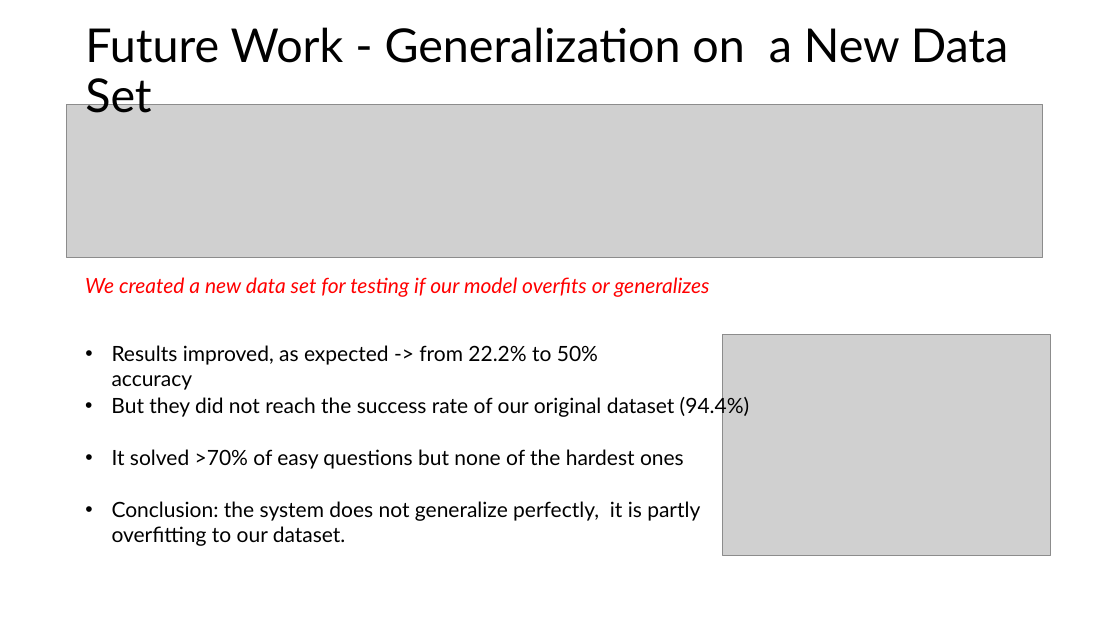
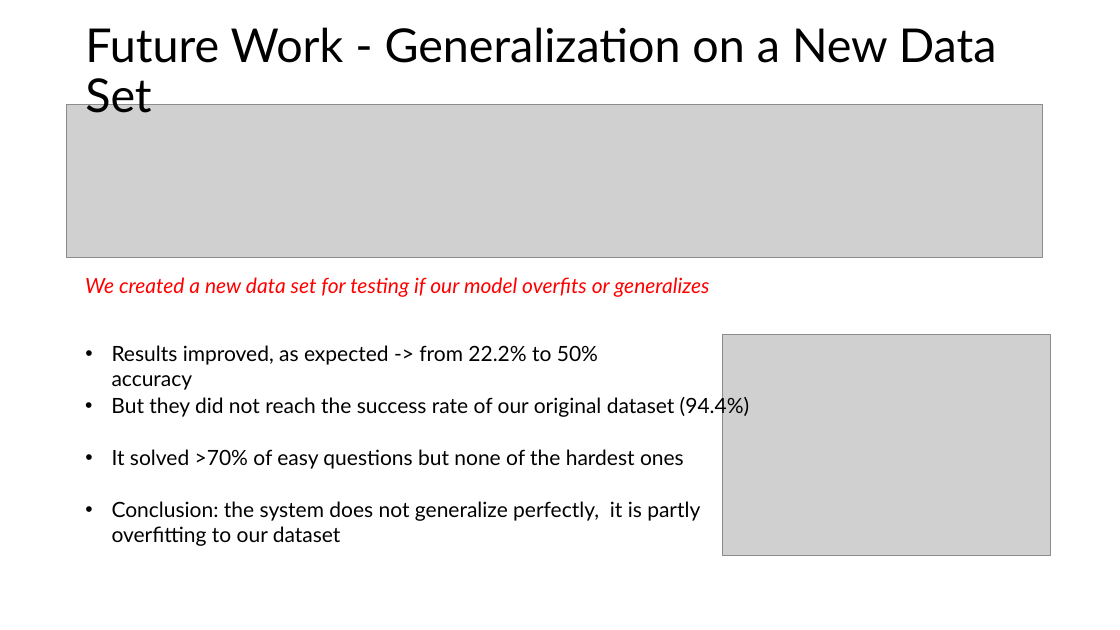
Before and after one commit to bjoern555/dwh2-text-to-sql, a slide deck: slide 9 of docs/DHW2_Wagner_Kryeziu_Johnson.pptx. Drawn at 1120x630 pixels with LibreOffice and Linux fonts; fonts in the diff are those of the drawing; grey boxes stand for pictures. Boxes give left, top, right and bottom in pixels: in the first picture for what was removed or moved away, otherwise in the second. Text is boxed around its words. In the diff, an @@ line names an element or a change of style, - is before the commit and + after.

```diff
--- a/docs/DHW2_Wagner_Kryeziu_Johnson.pptx
+++ b/docs/DHW2_Wagner_Kryeziu_Johnson.pptx
@@ text "Future Work - Generalization on ..." rewrapped from box(85, 27, 1009, 113) to box(85, 27, 997, 113) @@
@@ text at box(112, 501, 700, 546): text changed @@
-• Conclusion: the system does not generalize perfectly, it is partly overfitting to our dataset.
+• Conclusion: the system does not generalize perfectly, it is partly overfitting to our dataset
```
Also in this commit, not shown: 2 other slides changed.
